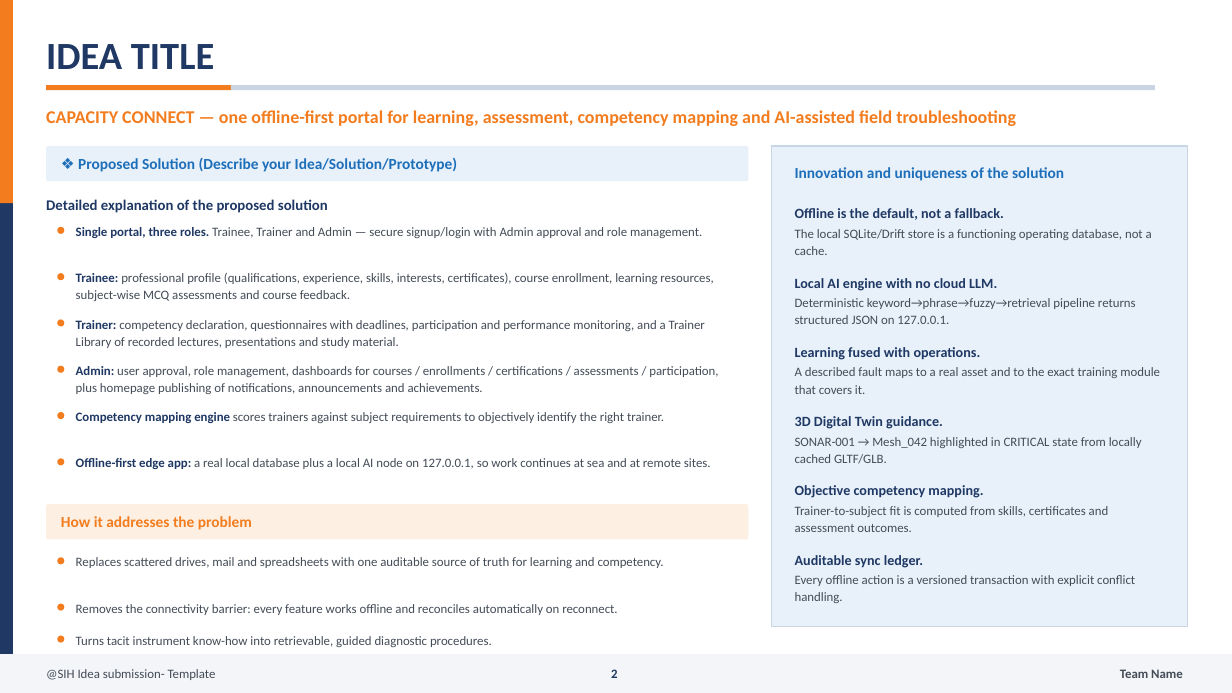
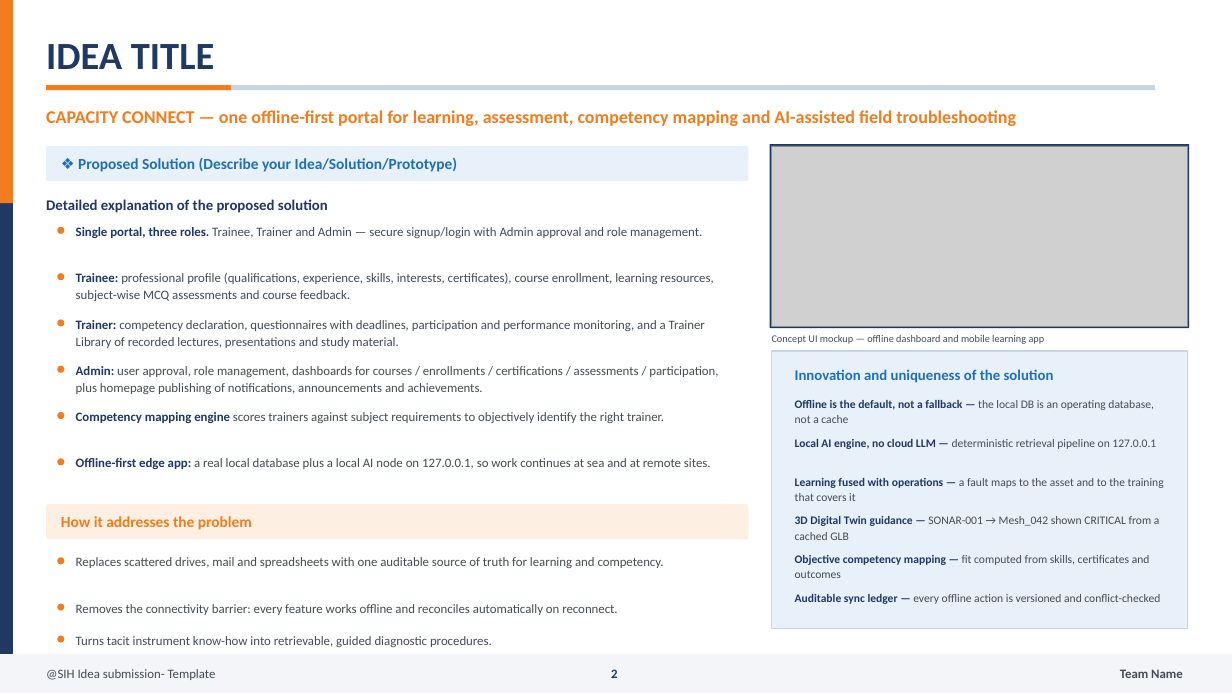
Before and after one commit to surendarr9500-stack/surendar-, a slide deck: slide 2 of docs/ppt/SIH2026_IDEA_CAPACITY_CONNECT_26075.pptx. Drawn at 1232x693 pixels with LibreOffice and Linux fonts; fonts in the diff are those of the drawing; grey boxes stand for pictures. Boxes give left, top, right and bottom in pixels: in the first picture for what was removed or moved away, otherwise in the second. Text is boxed around its words. In the diff, an @@ line names an element or a change of style, - is before the commit and + after.

Commit message:
docs(ppt): add concept visuals to submission deck, fix inline-run bug in extended deck, refresh previews

```diff
--- a/docs/ppt/SIH2026_IDEA_CAPACITY_CONNECT_26075.pptx
+++ b/docs/ppt/SIH2026_IDEA_CAPACITY_CONNECT_26075.pptx
@@ rectangle: place and size @@
-rectangle at bbox=[772, 146, 1188, 627]
+rectangle at bbox=[770, 144, 1189, 328]
@@ rectangle at bbox=[770, 144, 1189, 328]: fill #E8F1FA to #1F3864; outline #C9D5E3 1 pt to none @@
@@ picture added at bbox=[772, 146, 1188, 326] @@
@@ text removed at bbox=[795, 229, 1152, 255] @@
-The local SQLite/Drift store is a functioning operating database, not a cache.
@@ text removed at bbox=[795, 278, 997, 291] @@
-Local AI engine with no cloud LLM.
@@ text at bbox=[772, 335, 1045, 344]: text changed; size 11 to 8 pt; text colour #1F3864 to #444C57; bold off @@
-Offline is the default, not a fallback.
+Concept UI mockup — offline dashboard and mobile learning app
@@ rectangle added at bbox=[772, 351, 1188, 628], fill #E8F1FA, outline #C9D5E3 1 pt @@
@@ text "Innovation and uniqueness of the ...": place and size @@
-text "Innovation and uniqueness of the ..." at bbox=[795, 167, 1064, 181]
+text "Innovation and uniqueness of the ..." at bbox=[795, 369, 1054, 383]
@@ text "Innovation and uniqueness of the ..." at bbox=[795, 369, 1054, 383]: size 12 to 11.5 pt @@
@@ text at bbox=[795, 400, 1154, 423]: text changed; size 10 to 9 pt @@
-Deterministic keyword→phrase→fuzzy→retrieval pipeline returns structured JSON on 127.0.0.1.
+Offline is the default, not a fallback — the local DB is an operating database, not a cache
@@ text at bbox=[795, 439, 1156, 449]: text changed; size 11 to 9 pt; text colour #1F3864 to #444C57; bold off @@
-Learning fused with operations.
+Local AI engine, no cloud LLM — deterministic retrieval pipeline on 127.0.0.1
@@ text removed at bbox=[795, 437, 1142, 464] @@
-SONAR-001 → Mesh_042 highlighted in CRITICAL state from locally cached GLTF/GLB.
@@ text at bbox=[795, 478, 1164, 501]: text changed; size 10 to 9 pt @@
-A described fault maps to a real asset and to the exact training module that covers it.
+Learning fused with operations — a fault maps to the asset and to the training that covers it
@@ text removed at bbox=[795, 485, 983, 498] @@
-Objective competency mapping.
@@ text at bbox=[795, 516, 1160, 540]: text changed; size 11 to 9 pt; text colour #1F3864 to #444C57; bold off @@
-3D Digital Twin guidance.
+3D Digital Twin guidance — SONAR-001 → Mesh_042 shown CRITICAL from a cached GLB
@@ text at bbox=[795, 555, 1150, 578]: text changed; size 10 to 9 pt @@
-Trainer-to-subject fit is computed from skills, certificates and assessment outcomes.
+Objective competency mapping — fit computed from skills, certificates and outcomes
@@ text removed at bbox=[795, 555, 923, 568] @@
-Auditable sync ledger.
@@ text at bbox=[795, 594, 1160, 604]: text changed; size 10 to 9 pt @@
-Every offline action is a versioned transaction with explicit conflict handling.
+Auditable sync ledger — every offline action is versioned and conflict-checked
```
Also in this commit, not shown: 1 other slide changed, 11 other files.
